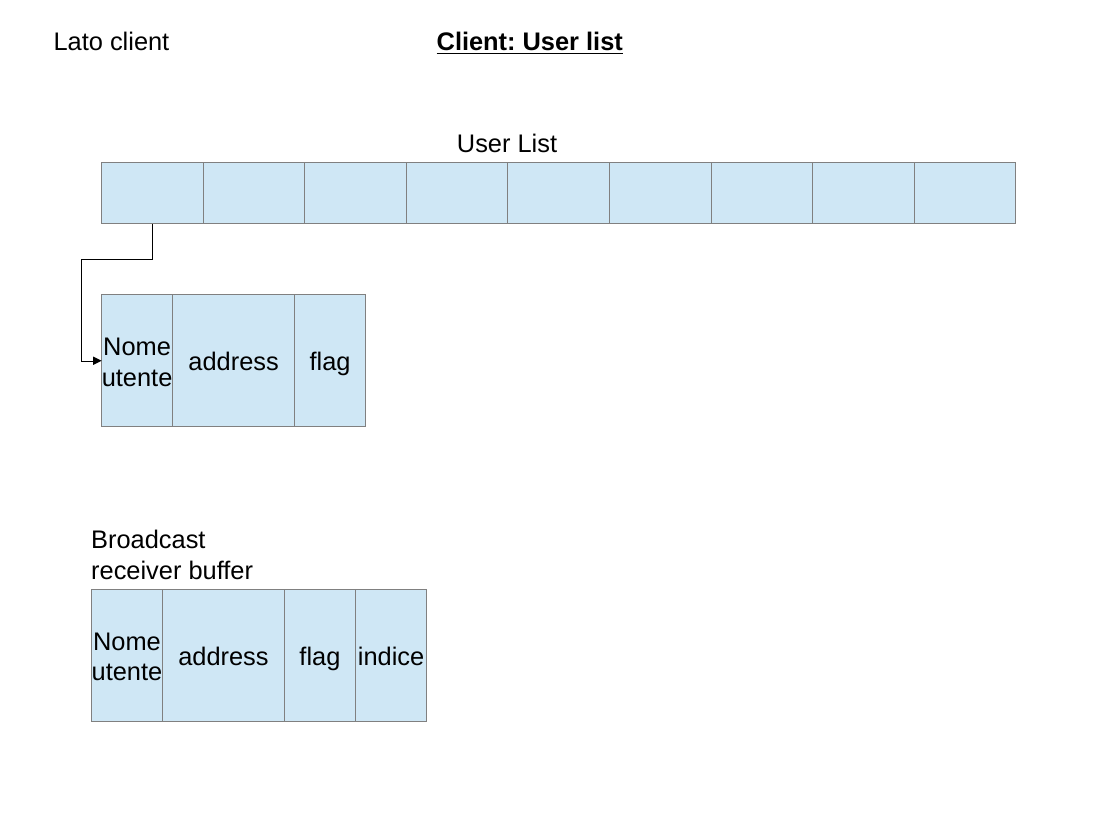
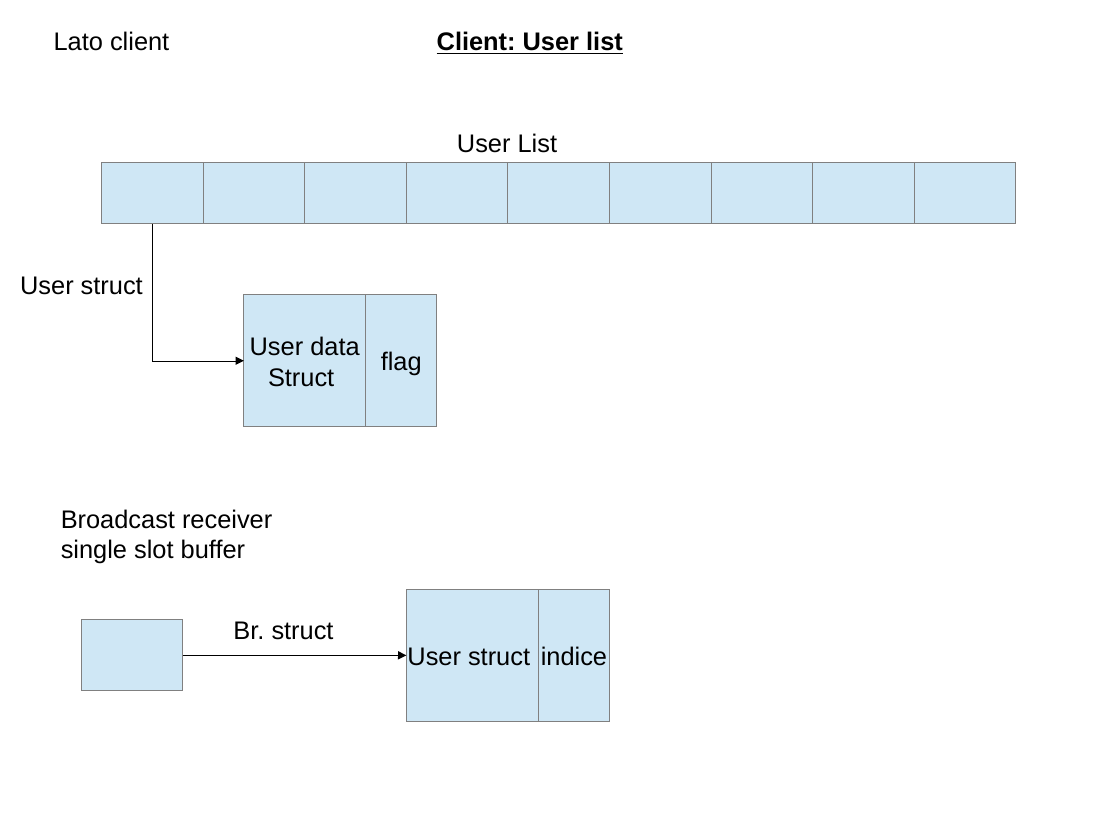
Before and after one commit to polyc/talk-service, a slide deck: slide 10 of SO_projectDiagram.odp. Drawn at 1120x840 pixels with LibreOffice and Linux fonts; fonts in the diff are those of the drawing. Boxes give left, top, right and bottom in pixels: in the first picture for what was removed or moved away, otherwise in the second. Text is boxed around its words. In the diff, an @@ line names an element or a change of style, - is before the commit and + after.

```diff
--- a/SO_projectDiagram.odp
+++ b/SO_projectDiagram.odp
@@ elbow arrow moved from (152, 224) - (102, 361) to (152, 224) - (244, 361) @@
@@ text added at box(20, 276, 143, 295), 18 pt, text #000000 @@
+User struct
@@ rectangle removed at box(102, 295, 173, 427) @@
-Nome
-utente
@@ rectangle "User data": place and size @@
-rectangle "User data" at box(173, 295, 295, 427)
+rectangle "User data" at box(244, 295, 366, 427)
@@ rectangle "flag": place and size @@
-rectangle "flag" at box(295, 295, 366, 427)
+rectangle "flag" at box(366, 295, 437, 427)
@@ text in rectangle at box(250, 336, 359, 387): text changed @@
-address
+User data
+Struct
@@ text at box(61, 509, 272, 564): text changed @@
-Broadcast receiver buffer
+Broadcast receiver single slot buffer
@@ rectangle removed at box(91, 589, 163, 722) @@
-Nome
-utente
@@ rectangle removed at box(163, 589, 285, 722) @@
-address
@@ rectangle removed at box(285, 589, 356, 722) @@
-flag
@@ rectangle added at box(407, 589, 539, 722), fill #CFE7F5, outline #808080 0 pt, 18 pt, text #000000 @@
+User struct
@@ rectangle "indice": place and size @@
-rectangle "indice" at box(356, 589, 427, 722)
+rectangle "indice" at box(539, 589, 610, 722)
@@ rectangle added at box(81, 620, 183, 691), fill #CFE7F5, outline #808080 0 pt @@
@@ text added at box(233, 621, 334, 640), 18 pt, text #000000 @@
+Br. struct
@@ elbow arrow added from (183, 656) to (407, 656), #000000 0 pt @@
```
Also in this commit, not shown: 1 other slide changed.
